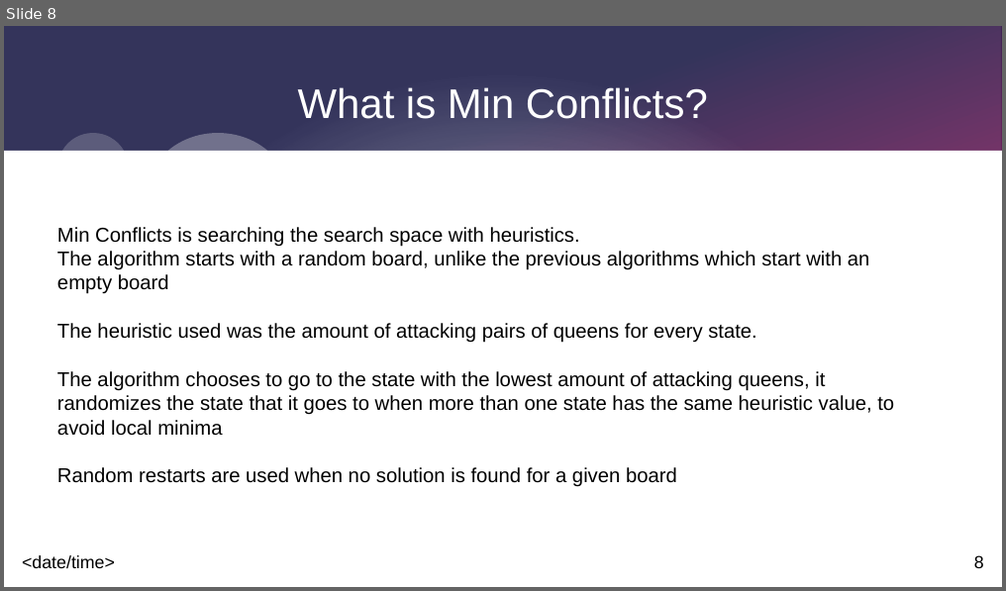
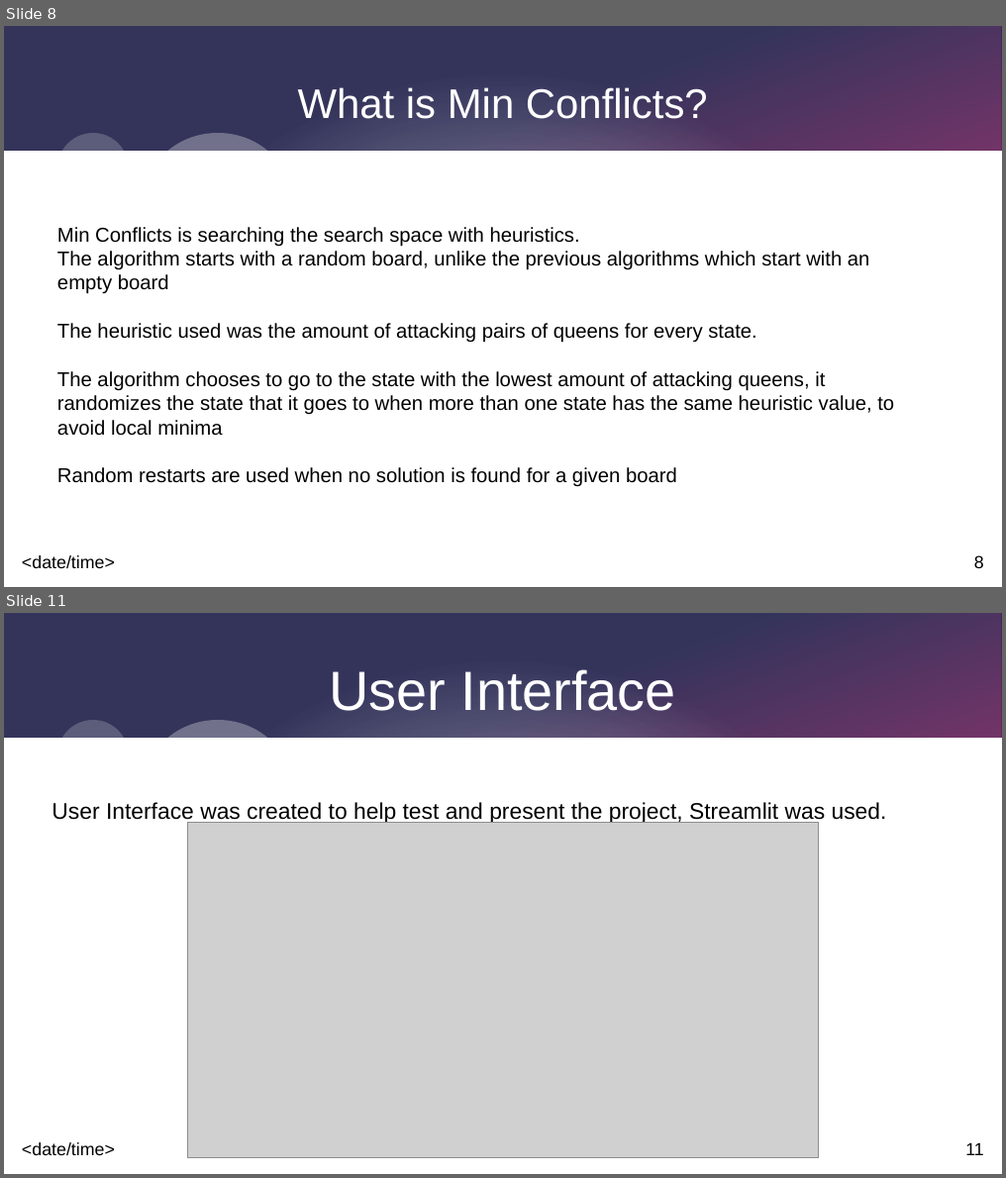
Before and after one commit to Basel-Aldwairi/N_Queens, a slide deck: report/presentation.pptx. Shown one above the other, each under a label of ours: slide 8 before the commit, slides 8 and 11 after it; the slides between them are not shown. The pictures are 1006x591 and 1006x1178 pixels, drawn with LibreOffice and Linux fonts; fonts in the diff are those of the drawing; grey boxes stand for pictures. Boxes give left, top, right and bottom in pixels: in the first picture for what was removed or moved away, otherwise in the second. Text is boxed around its words. In the diff, an @@ line names an element or a change of style, - is before the commit and + after.

```diff
--- a/report/presentation.pptx
+++ b/report/presentation.pptx
@@ slide 11 added at (4, 613, 1002, 1174), background #FFFFFF; not listed: 9 template elements that a slide beside it also shows @@
@@ title added at (329, 669, 676, 711), 44 pt, text #FFFFFF @@
+User Interface
@@ text added at (52, 802, 887, 824), 18 pt, text #000000 @@
+User Interface was created to help test and present the project, Streamlit was used.
@@ picture added at (188, 823, 819, 1159) @@
```
Also in this commit, not shown: 5 slides changed, 2 other files.
